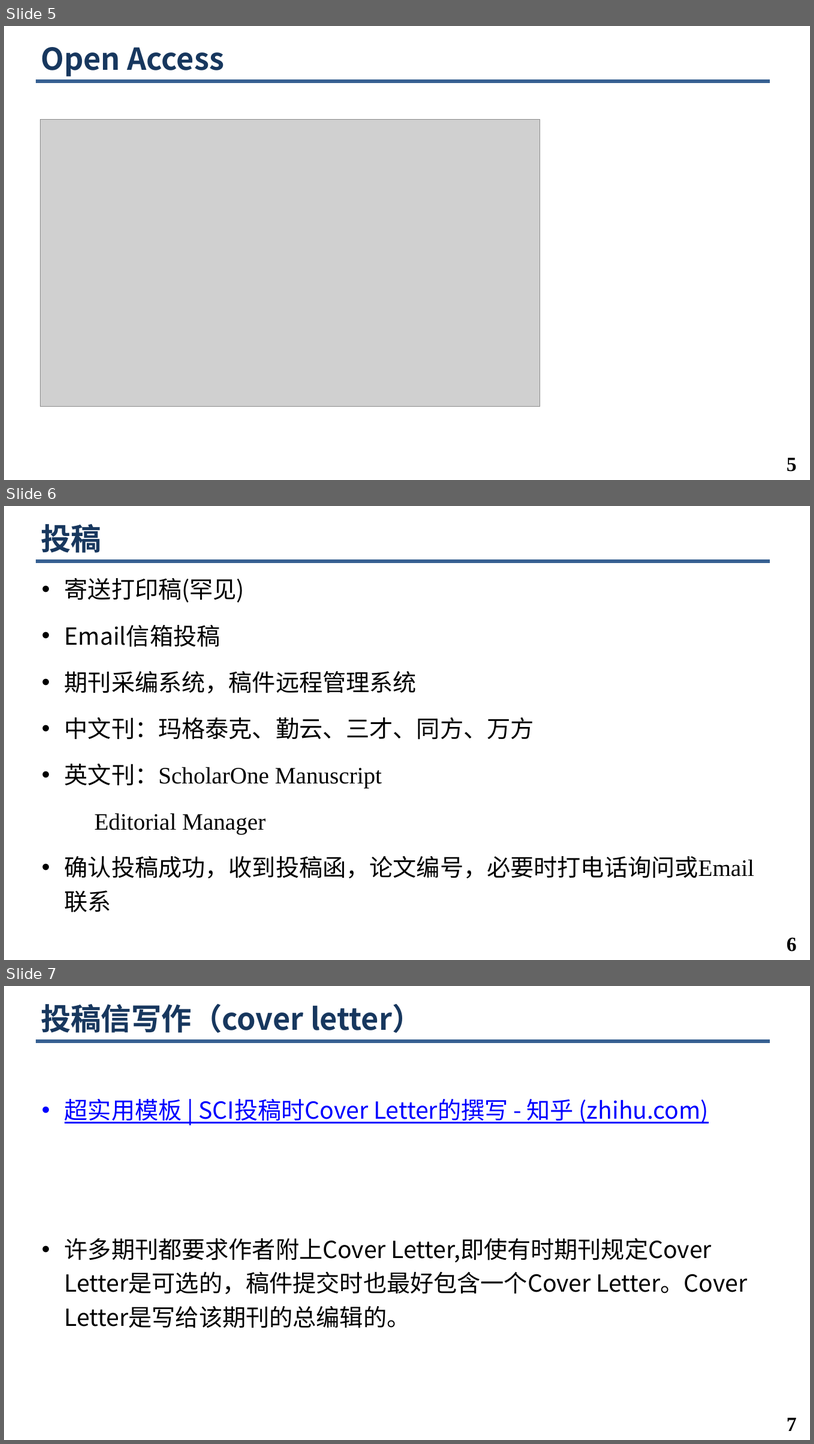
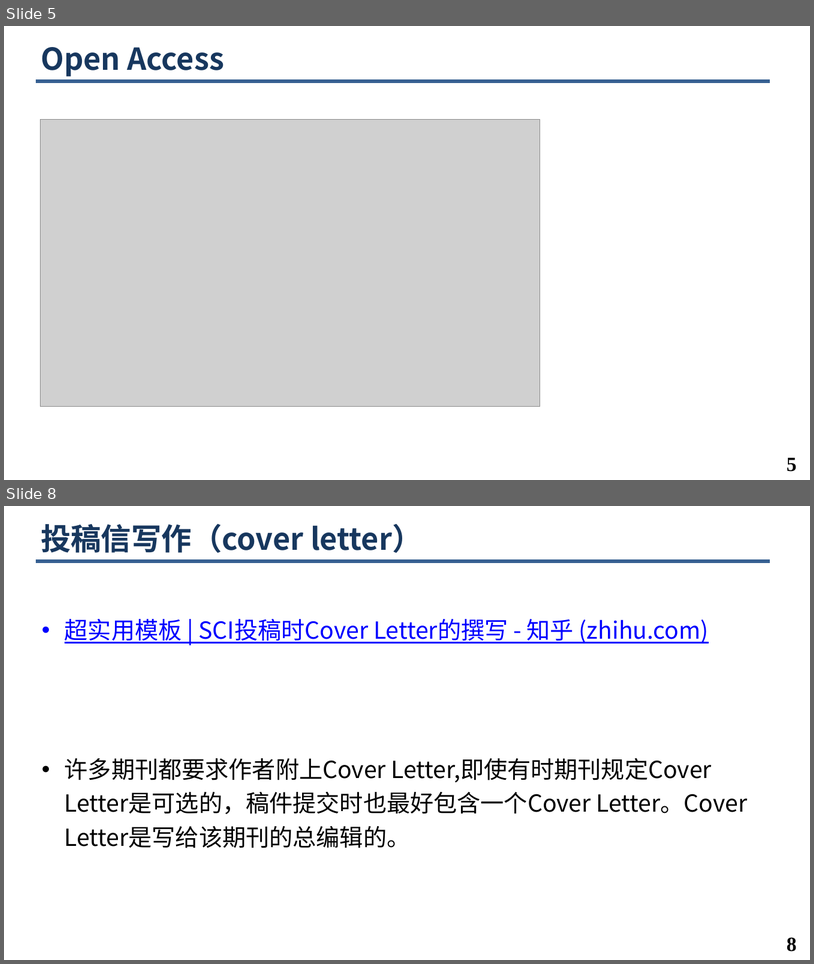
Before and after one commit to minghchen/cs_research_guide, a slide deck: hdu_course_ppt/第5讲. 论文投稿与Rebuttal.pptx. Shown one above the other, each under a label of ours: slides 5, 6 and 7 before the commit, slides 5 and 8 after it; the slides between them are not shown. The pictures are 814x1444 and 814x964 pixels, drawn with LibreOffice and Linux fonts; fonts in the diff are those of the drawing; grey boxes stand for pictures; background and template pictures are left out. Boxes give left, top, right and bottom in pixels: in the first picture for what was removed or moved away, otherwise in the second. Text is boxed around its words. In the diff, an @@ line names an element or a change of style, - is before the commit and + after.

```diff
--- a/hdu_course_ppt/第5讲. 论文投稿与Rebuttal.pptx
+++ b/hdu_course_ppt/第5讲. 论文投稿与Rebuttal.pptx
@@ slide 6 removed at (4, 506, 810, 960), background #FFFFFF; not listed: 1 template element that a slide beside it also shows @@
@@ title removed at (41, 524, 101, 553) @@
-投稿
@@ text removed at (65, 578, 755, 878) @@
-• 寄送打印稿(罕见)
-• Email信箱投稿
-• 期刊采编系统，稿件远程管理系统
-• 中文刊：玛格泰克、勤云、三才、同方、万方
-• 英文刊：ScholarOne Manuscript
-Editorial Manager
-• 确认投稿成功，收到投稿函，论文编号，必要时打电话询问或Email联系
@@ page number removed at (787, 937, 797, 951) @@
-6
@@ what was slide 7 is now slide 8 @@
@@ page number at (787, 937, 797, 951): text changed @@
-7
+8
```
Also in this commit, not shown: 5 slides changed, 24 slides added, 1 other slide removed, 2 other files.
